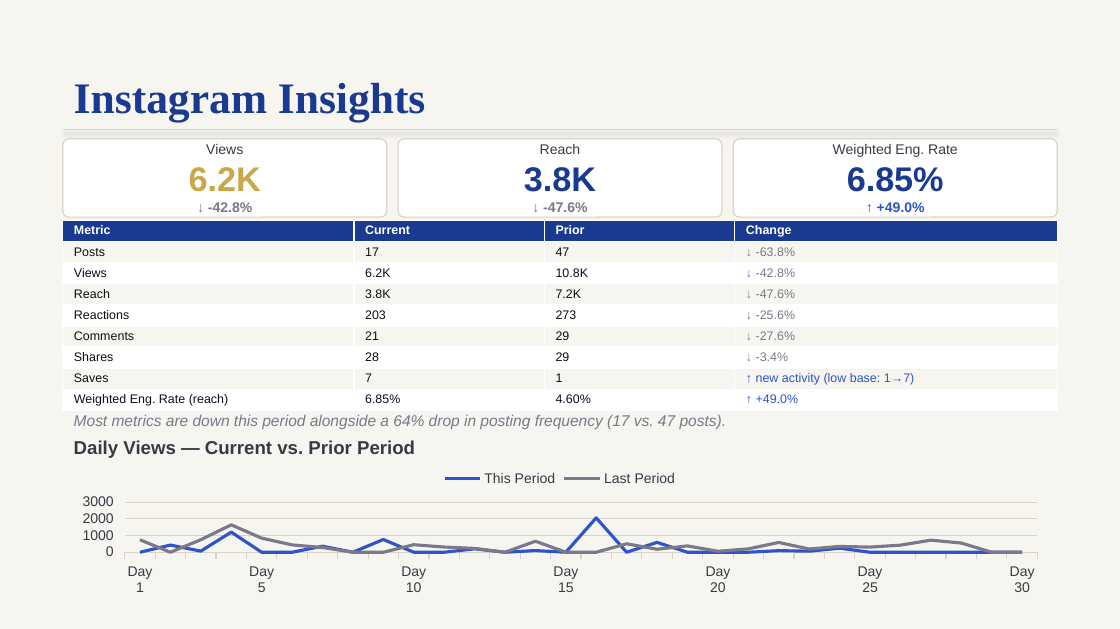
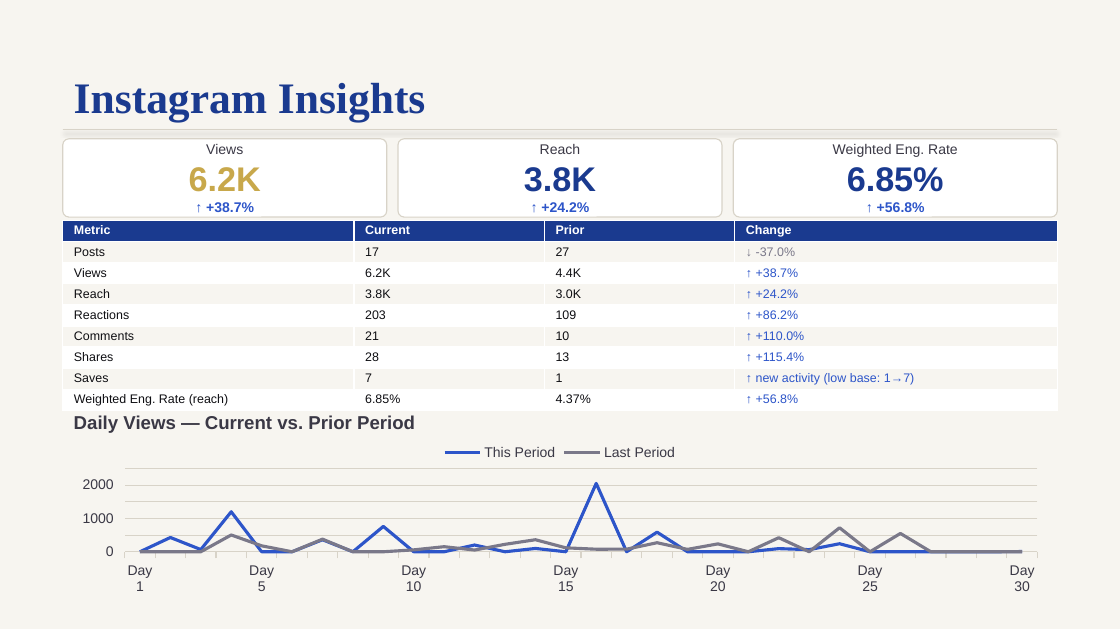
Before and after one commit to lakehousesocial-tech/ocean-crest-pier-monthly-report, a slide deck: slide 2 of Ocean Crest Pier Monthly Report — September 2026.pptx. Drawn at 1120x629 pixels with LibreOffice and Linux fonts; fonts in the diff are those of the drawing. Boxes give left, top, right and bottom in pixels: in the first picture for what was removed or moved away, otherwise in the second. Text is boxed around its words. In the diff, an @@ line names an element or a change of style, - is before the commit and + after.

```diff
--- a/Ocean Crest Pier Monthly Report — September 2026.pptx
+++ b/Ocean Crest Pier Monthly Report — September 2026.pptx
@@ text in rounded rectangle at box(206, 202, 254, 212): text changed; text colour #7A7889 to #2D55C9 @@
-↓ -42.8%
+↑ +38.7%
@@ text in rounded rectangle at box(541, 202, 589, 212): text changed; text colour #7A7889 to #2D55C9 @@
-↓ -47.6%
+↑ +24.2%
@@ text in rounded rectangle at box(877, 202, 925, 212): text changed @@
-↑ +49.0%
+↑ +56.8%
@@ table at box(63, 221, 1057, 410) @@
-row 2, column 3: 47
+row 2, column 3: 27
-row 2, column 4: ↓ -63.8%
+row 2, column 4: ↓ -37.0%
-row 3, column 3: 10.8K
+row 3, column 3: 4.4K
-row 3, column 4: ↓ -42.8%
+row 3, column 4: ↑ +38.7%
-row 4, column 3: 7.2K
+row 4, column 3: 3.0K
-row 4, column 4: ↓ -47.6%
+row 4, column 4: ↑ +24.2%
-row 5, column 3: 273
+row 5, column 3: 109
-row 5, column 4: ↓ -25.6%
+row 5, column 4: ↑ +86.2%
-row 6, column 3: 29
+row 6, column 3: 10
-row 6, column 4: ↓ -27.6%
+row 6, column 4: ↑ +110.0%
-row 7, column 3: 29
+row 7, column 3: 13
-row 7, column 4: ↓ -3.4%
+row 7, column 4: ↑ +115.4%
-row 9, column 3: 4.60%
+row 9, column 3: 4.37%
-row 9, column 4: ↑ +49.0%
+row 9, column 4: ↑ +56.8%
@@ text "Daily Views — Current vs. ...": place and size @@
-text "Daily Views — Current vs. ..." at box(74, 440, 415, 458)
+text "Daily Views — Current vs. ..." at box(74, 415, 415, 433)
@@ text removed at box(74, 415, 727, 429) @@
-Most metrics are down this period alongside a 64% drop in posting frequency (17 vs. 47 posts).
@@ line chart at box(63, 432, 1057, 599) @@
-Last Period: 740, 0, 740, 1640, 840, 440, 280, 0, 0, 450, 310, 230, 0, 660, 0, 0, 500, 180, 380, 60, 200, 580, 190, 350, 310, 420, 720, 550, 0, 0
+Last Period: 0, 0, 0, 500, 180, 0, 380, 0, 0, 60, 150, 50, 220, 360, 120, 80, 80, 270, 70, 240, 0, 420, 0, 720, 0, 550, 0, 0, 0, 0
@@ line chart: place and size @@
-line chart at box(63, 458, 1057, 599)
+line chart at box(63, 432, 1057, 599)
```
Also in this commit, not shown: 2 other slides changed, 3 other files.
